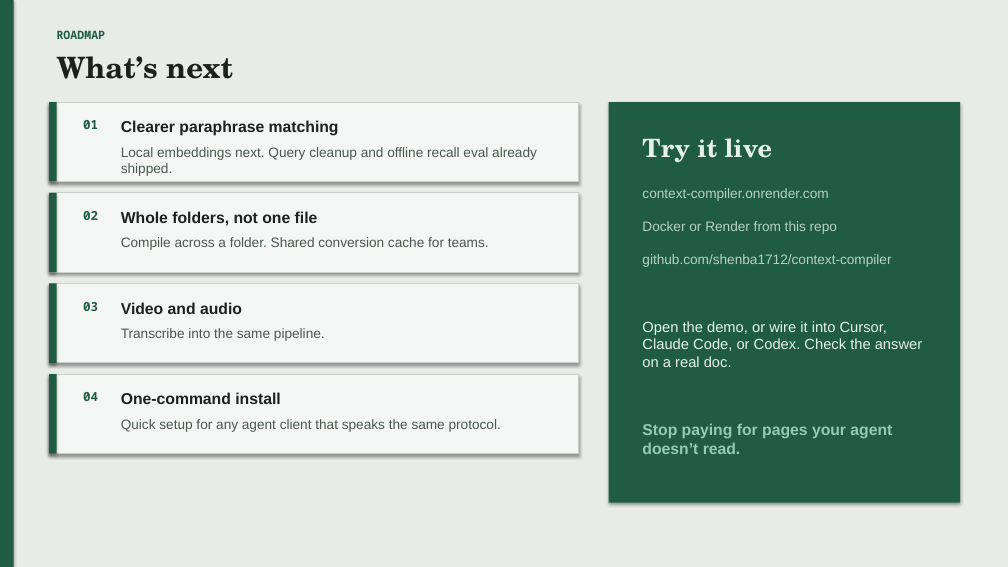
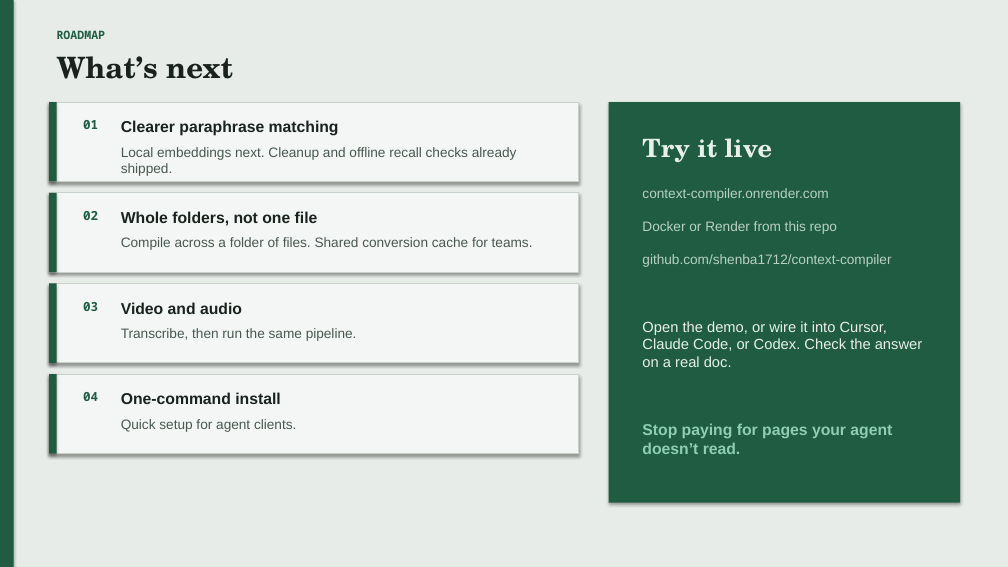
Before and after one commit to shenba1712/context-compiler, a slide deck: slide 6 of pitch/context-compiler-pitch.pptx. Drawn at 1008x567 pixels with LibreOffice and Linux fonts; fonts in the diff are those of the drawing. Boxes give left, top, right and bottom in pixels: in the first picture for what was removed or moved away, otherwise in the second. Text is boxed around its words. In the diff, an @@ line names an element or a change of style, - is before the commit and + after.

```diff
--- a/pitch/context-compiler-pitch.pptx
+++ b/pitch/context-compiler-pitch.pptx
@@ text at bbox=[121, 147, 517, 176]: text changed @@
-Local embeddings next. Query cleanup and offline recall eval already shipped.
+Local embeddings next. Cleanup and offline recall checks already shipped.
@@ text at bbox=[121, 237, 533, 250]: text changed @@
-Compile across a folder. Shared conversion cache for teams.
+Compile across a folder of files. Shared conversion cache for teams.
@@ text at bbox=[121, 328, 357, 341]: text changed @@
-Transcribe into the same pipeline.
+Transcribe, then run the same pipeline.
@@ text at bbox=[121, 419, 296, 432]: text changed @@
-Quick setup for any agent client that speaks the same protocol.
+Quick setup for agent clients.
```
Also in this commit, not shown: 5 other slides changed.
